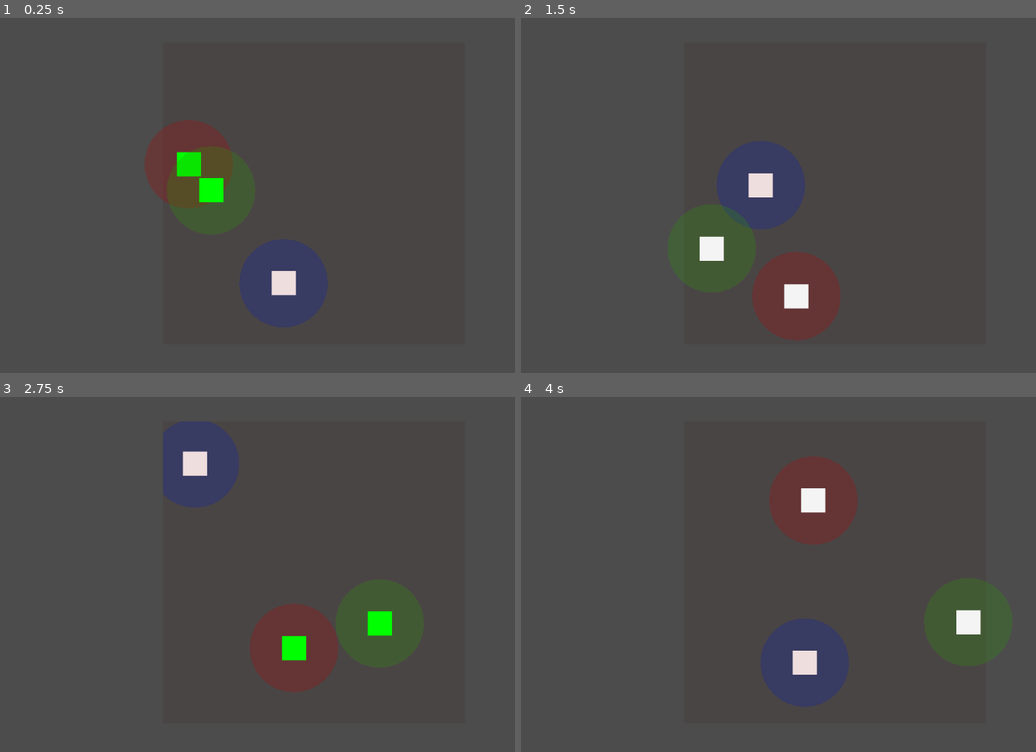
Above: before the commit, frames 1-4 (two rows, left to right).
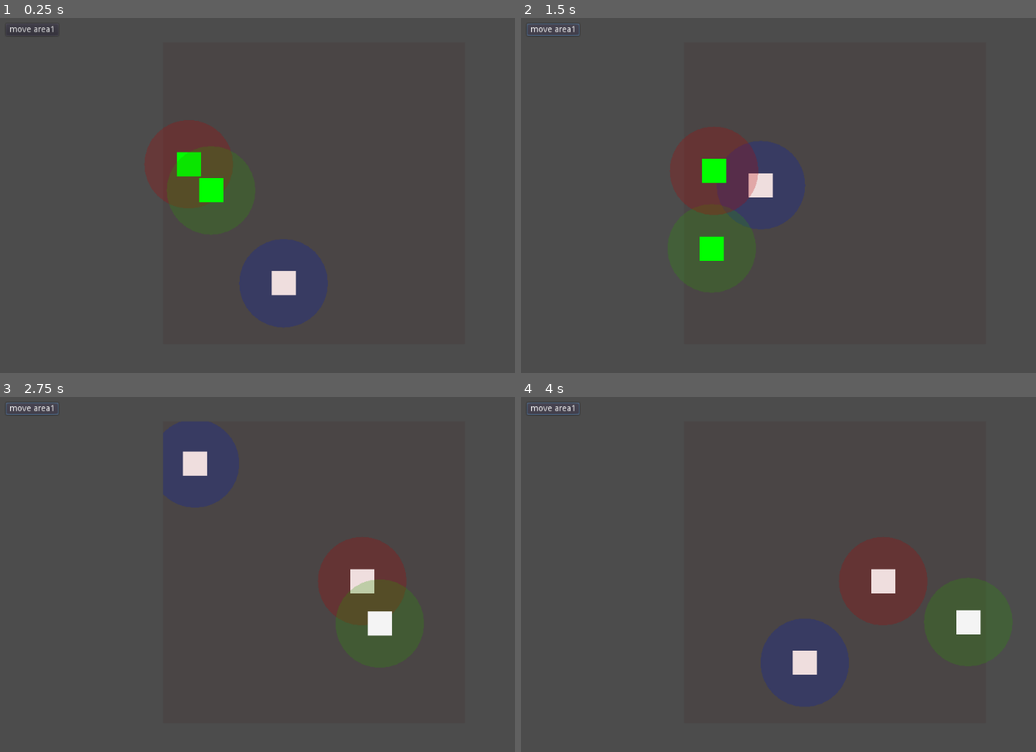
Above: after the commit, the same moments.

Repository: hilfazer/godot-projects
Game: Godot game, scene res://main.tscn
The game is run twice, just before and just after one commit, with the same random seed, the same clock (stepped at 60 frames per second) and the same inputs.
Inputs (mouse positions are in pixels of both pictures, inside the frame that each line leads up to):
- Up to frame 1 (0.25 s): no input
- Up to frame 2 (1.5 s): click (551, 28) at 0.5 s, where only the run after the commit has a clickable "move area1"; click (551, 28) at 1.25 s, where only the run after the commit has a clickable "move area1"
- Up to frame 3 (2.75 s): click (30, 407) at 2 s, where only the run after the commit has a clickable "move area1"
- Up to frame 4 (4 s): no input

The runs differ from the first frame. In frame 1, less than 0.1% of the frame differs, in the area x 1-11%, y 2-5%; in frame 2, 7.1%, in the area x 1-63%, y 1-91%; in frame 3, 6.0%; in frame 4, 6.7%.

Commit message:
move area 1 button

Diff:
--- a/godot3/Worlds/main.tscn
+++ b/godot3/Worlds/main.tscn
@@ -1,8 +1,10 @@
-[gd_scene load_steps=2 format=2]
+[gd_scene load_steps=3 format=2]
 
+[ext_resource path="res://worlds_example.gd" type="Script" id=1]
 [ext_resource path="res://moving_area.tscn" type="PackedScene" id=2]
 
 [node name="Node" type="Node"]
+script = ExtResource( 1 )
 
 [node name="ViewportContainer" type="ViewportContainer" parent="."]
 modulate = Color( 0.976471, 0.909804, 0.909804, 1 )
@@ -19,34 +21,34 @@
 handle_input_locally = false
 render_target_update_mode = 3
 
-[node name="MovingArea" parent="ViewportContainer/Viewport" instance=ExtResource( 2 )]
+[node name="MovingArea3" parent="ViewportContainer/Viewport" instance=ExtResource( 2 )]
 speed = 200.0
 
-[node name="Area2D" parent="ViewportContainer/Viewport/MovingArea" index="0"]
+[node name="Area2D" parent="ViewportContainer/Viewport/MovingArea3" index="0"]
 position = Vector2( 200, 400 )
 _circle_color = Color( 0, 0.12549, 0.803922, 0.247059 )
 
-[node name="Position2D" parent="ViewportContainer/Viewport/MovingArea" index="1"]
+[node name="Position2D" parent="ViewportContainer/Viewport/MovingArea3" index="1"]
 position = Vector2( 42, 45 )
 
-[node name="Position2D2" parent="ViewportContainer/Viewport/MovingArea" index="2"]
+[node name="Position2D2" parent="ViewportContainer/Viewport/MovingArea3" index="2"]
 position = Vector2( 200, 400 )
 
 [node name="ReferenceRect" type="ReferenceRect" parent="ViewportContainer"]
 anchor_right = 1.0
 anchor_bottom = 1.0
 
-[node name="MovingArea" parent="." instance=ExtResource( 2 )]
+[node name="MovingArea1" parent="." instance=ExtResource( 2 )]
 speed = 200.0
 
-[node name="Area2D" parent="MovingArea" index="0"]
+[node name="Area2D" parent="MovingArea1" index="0"]
 position = Vector2( 322, 253 )
 _circle_color = Color( 0.721569, 0.00392157, 0.00392157, 0.247059 )
 
-[node name="Position2D" parent="MovingArea" index="1"]
+[node name="Position2D" parent="MovingArea1" index="1"]
 position = Vector2( 498, 521 )
 
-[node name="Position2D2" parent="MovingArea" index="2"]
+[node name="Position2D2" parent="MovingArea1" index="2"]
 position = Vector2( 494, 168 )
 
 [node name="MovingArea2" parent="." instance=ExtResource( 2 )]
@@ -62,6 +64,15 @@
 [node name="Position2D2" parent="MovingArea2" index="2"]
 position = Vector2( 782, 384 )
 
-[editable path="ViewportContainer/Viewport/MovingArea"]
-[editable path="MovingArea"]
+[node name="ButtonMoveArea1" type="Button" parent="."]
+margin_left = 20.0
+margin_top = 21.0
+margin_right = 107.0
+margin_bottom = 41.0
+text = "move area1"
+
+[connection signal="pressed" from="ButtonMoveArea1" to="." method="_on_ButtonMoveArea1_pressed"]
+
+[editable path="ViewportContainer/Viewport/MovingArea3"]
+[editable path="MovingArea1"]
 [editable path="MovingArea2"]
--- a/godot3/Worlds/moving_area.gd
+++ b/godot3/Worlds/moving_area.gd
@@ -8,6 +8,7 @@
 
 
 func _ready():
+# warning-ignore:return_value_discarded
 	$'Tween'.connect("tween_completed", self, '_on_target_reached')
 	_move_area(_target1)
 
--- /dev/null
+++ b/godot3/Worlds/worlds_example.gd
@@ -0,0 +1,20 @@
+extends Node
+
+const MovingAreaGd = preload("res://moving_area.gd")
+
+onready var _area1: MovingAreaGd = $'MovingArea1'
+onready var _area2: MovingAreaGd = $'MovingArea2'
+onready var _area3: MovingAreaGd = $'ViewportContainer/Viewport/MovingArea3'
+
+onready var _world1: World2D = get_viewport().world_2d
+onready var _world2: World2D = $'ViewportContainer/Viewport'.world_2d
+onready var _subviewport: Viewport = $'ViewportContainer/Viewport'
+
+
+func _on_ButtonMoveArea1_pressed():
+	if _area1.get_viewport().world_2d == get_viewport().world_2d:
+		remove_child(_area1)
+		_subviewport.add_child(_area1)
+	else:
+		_subviewport.remove_child(_area1)
+		add_child(_area1)
